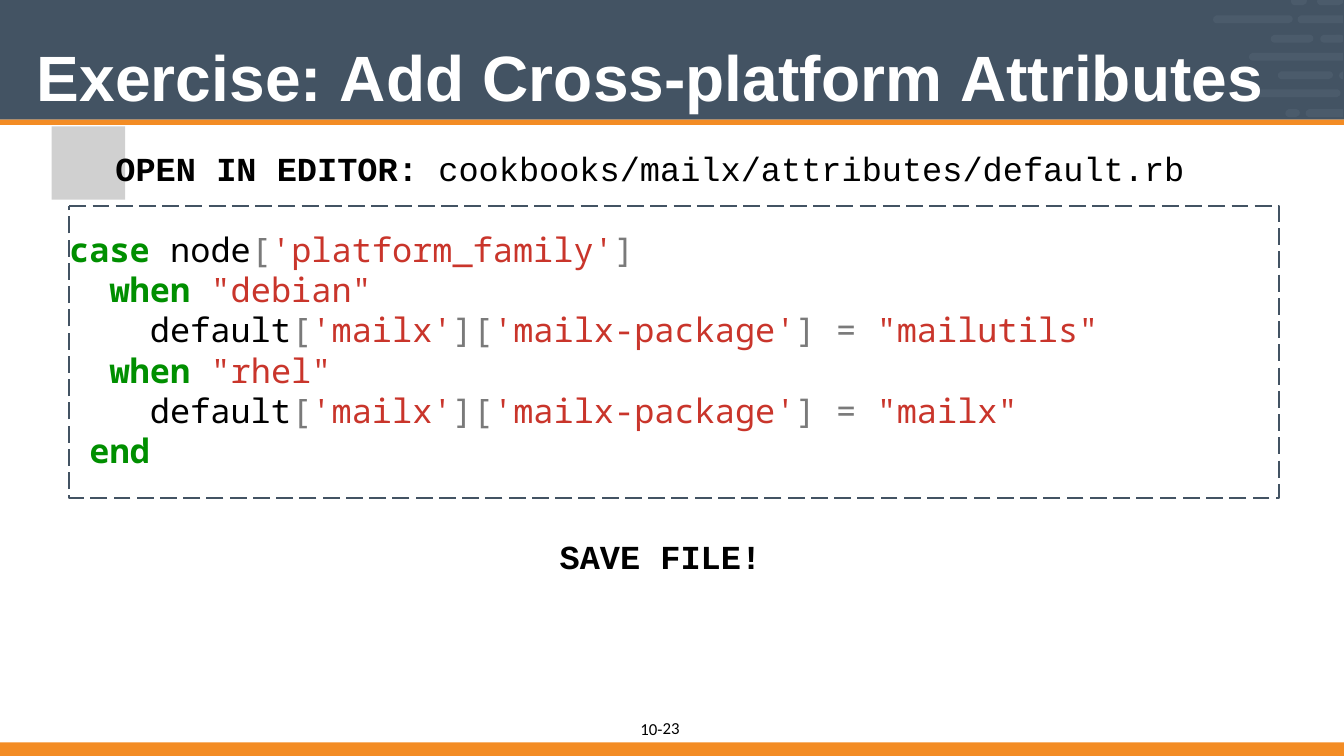
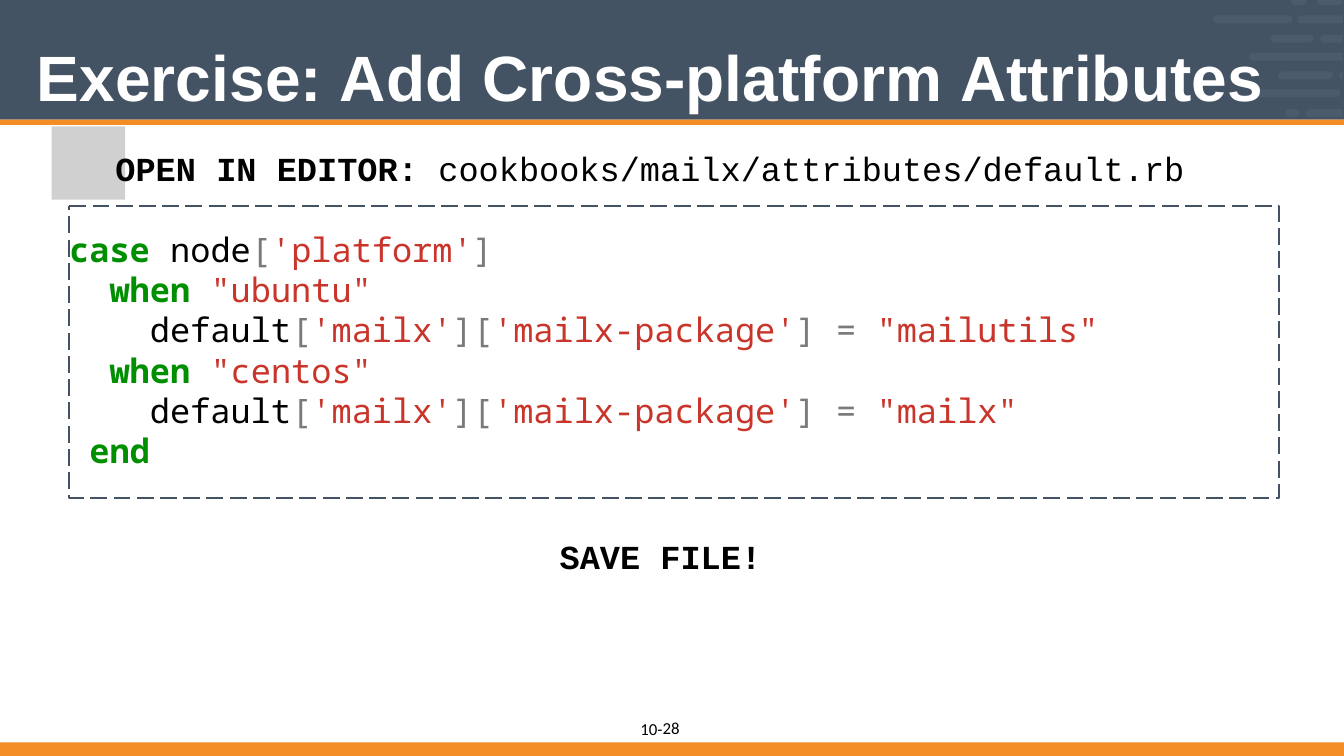
Before and after one commit to vinyar/chef-intermediate, a slide deck: slide 28 of 10-introduction_to_chefspec.pptx (slide 23 before the commit). Drawn at 1344x756 pixels with LibreOffice and Linux fonts; fonts in the diff are those of the drawing; grey boxes stand for pictures. Boxes give left, top, right and bottom in pixels: in the first picture for what was removed or moved away, otherwise in the second. Text is boxed around its words. In the diff, an @@ line names an element or a change of style, - is before the commit and + after.

```diff
--- a/10-introduction_to_chefspec.pptx
+++ b/10-introduction_to_chefspec.pptx
@@ text in freeform shape at (69,230,493,303): text changed @@
-case node['platform_family']
-when "debian"
+case node['platform']
+when "ubuntu"
@@ text in freeform shape at (110,357,372,384): text changed @@
-when "rhel"
+when "centos"
@@ page number at (663,722,680,734): text changed @@
-23
+28
```
Also in this commit, not shown: 17 other slides changed, 6 slides added, 1 slide removed.
